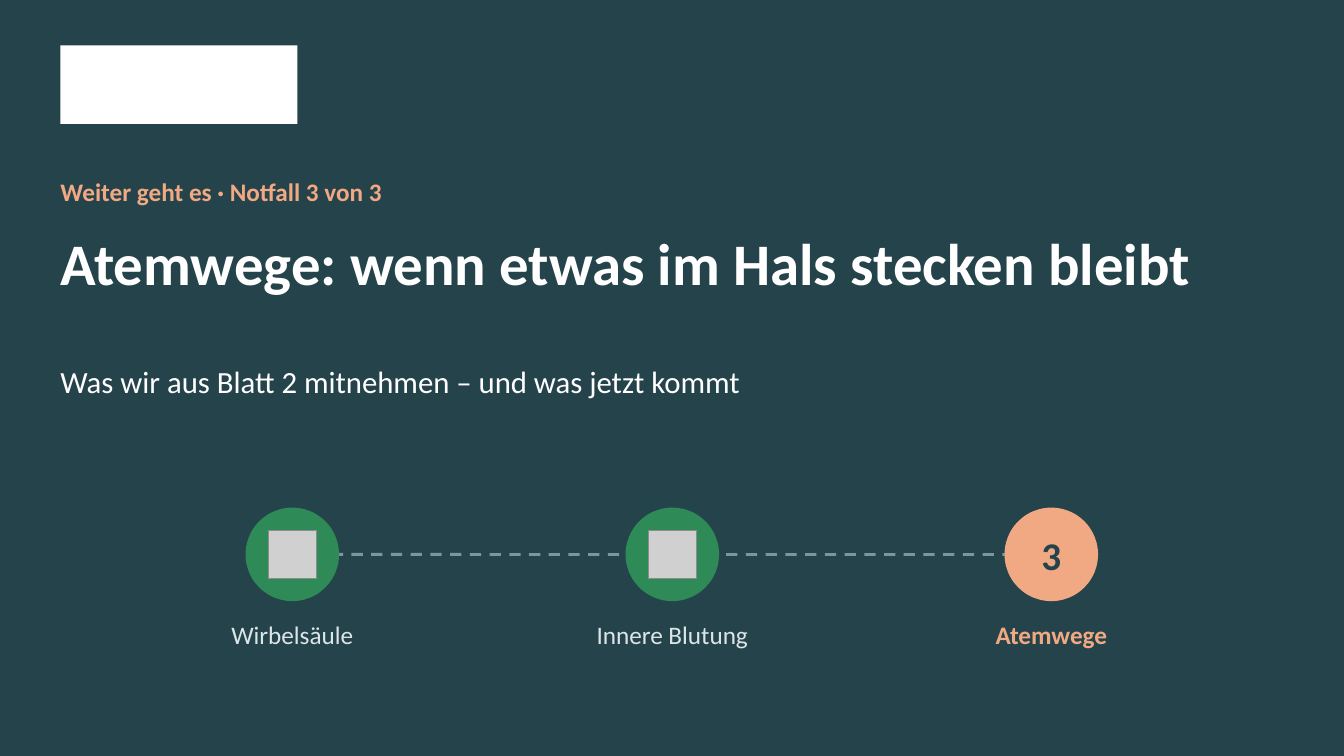
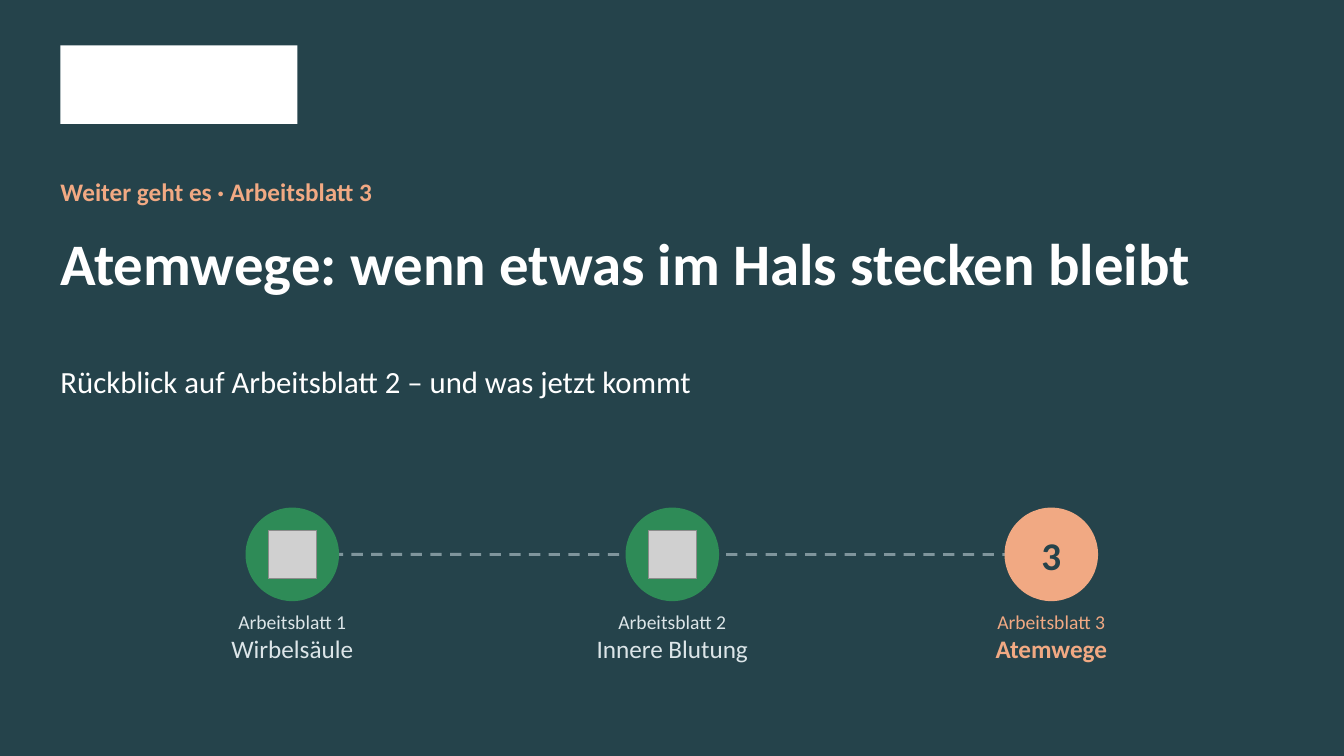
Before and after one commit to klawittersven-arch/3BFP2-kb1-notfall, a slide deck: slide 1 of arbeitsblatt/KB1_W4_Praesentation_3_Gelenkstelle_Atemwege.pptx. Drawn at 1344x756 pixels with LibreOffice and Linux fonts; fonts in the diff are those of the drawing; grey boxes stand for pictures; background and template pictures are left out. Boxes give left, top, right and bottom in pixels: in the first picture for what was removed or moved away, otherwise in the second. Text is boxed around its words. In the diff, an @@ line names an element or a change of style, - is before the commit and + after.

```diff
--- a/arbeitsblatt/KB1_W4_Praesentation_3_Gelenkstelle_Atemwege.pptx
+++ b/arbeitsblatt/KB1_W4_Praesentation_3_Gelenkstelle_Atemwege.pptx
@@ text at [60, 183, 372, 206]: text changed @@
-Weiter geht es · Notfall 3 von 3
+Weiter geht es · Arbeitsblatt 3
@@ text at [60, 371, 690, 399]: text changed @@
-Was wir aus Blatt 2 mitnehmen – und was jetzt kommt
+Rückblick auf Arbeitsblatt 2 – und was jetzt kommt
@@ text at [238, 615, 346, 629]: paragraph added @@
+Arbeitsblatt 1
@@ text at [618, 615, 726, 629]: paragraph added @@
+Arbeitsblatt 2
@@ vertical alignment middle to top in 3 elements at [597, 615, 747, 663], [231, 615, 353, 658], [996, 615, 1108, 663] @@
@@ text at [997, 615, 1105, 629]: paragraph added @@
+Arbeitsblatt 3
```
Also in this commit, not shown: 4 other slides changed, 3 other files.
